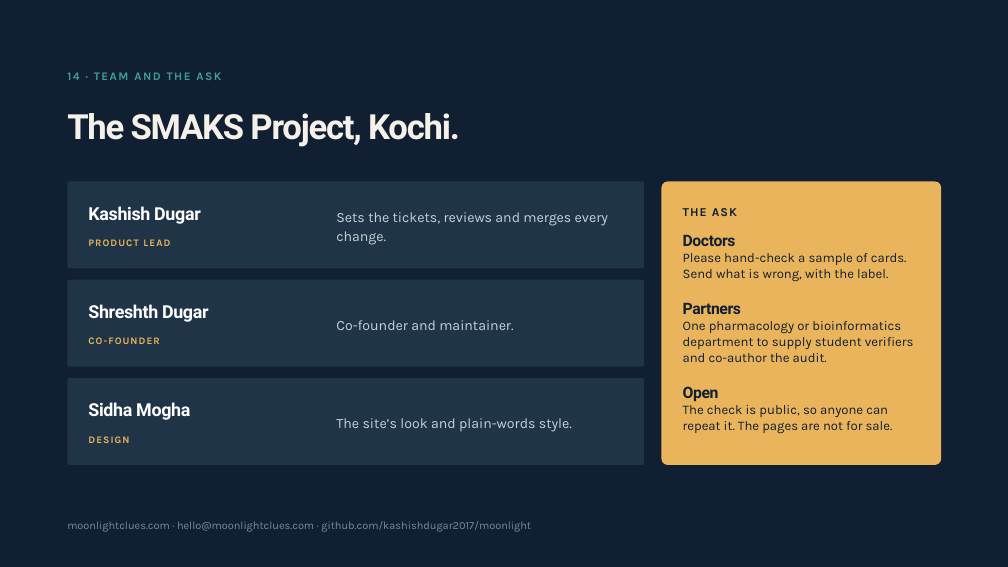
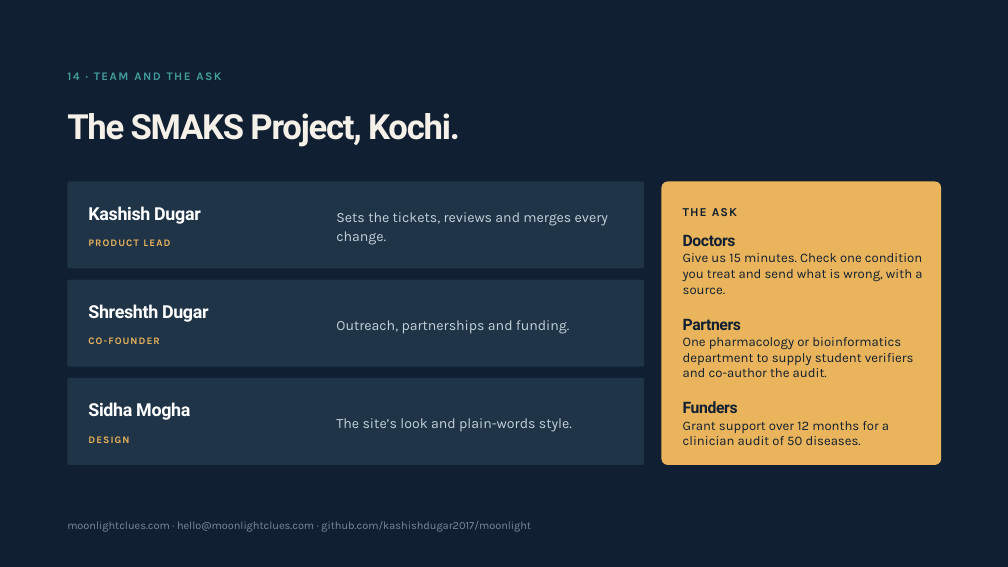
Before and after one commit to Moonlight-Clues/moonlight, a slide deck: slide 15 of docs/pitch/moonlight-deck-funders-19nov.pptx (slide 16 before the commit). Drawn at 1008x567 pixels with LibreOffice and Linux fonts; fonts in the diff are those of the drawing. Boxes give left, top, right and bottom in pixels: in the first picture for what was removed or moved away, otherwise in the second. Text is boxed around its words. In the diff, an @@ line names an element or a change of style, - is before the commit and + after.

```diff
--- a/docs/pitch/moonlight-deck-funders-19nov.pptx
+++ b/docs/pitch/moonlight-deck-funders-19nov.pptx
@@ text at (x1=683, y1=253, x2=922, y2=294): text changed @@
-Please hand-check a sample of cards. Send what is wrong, with the label.
+Give us 15 minutes. Check one condition you treat and send what is wrong, with a source.
@@ text at (x1=336, y1=320, x2=569, y2=334): text changed @@
-Co-founder and maintainer.
+Outreach, partnerships and funding.
@@ text at (x1=683, y1=401, x2=889, y2=445): text changed @@
-Open
-The check is public, so anyone can repeat it. The pages are not for sale.
+Funders
+Grant support over 12 months for a clinician audit of 50 diseases.
```
Also in this commit, not shown: 6 other slides changed, 1 slide removed, 1 other file.
